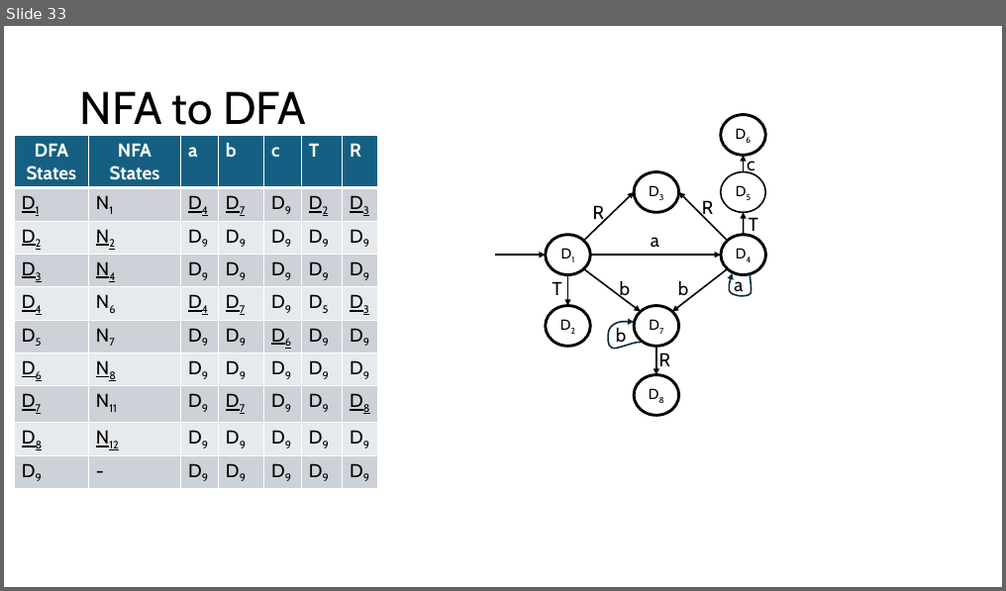
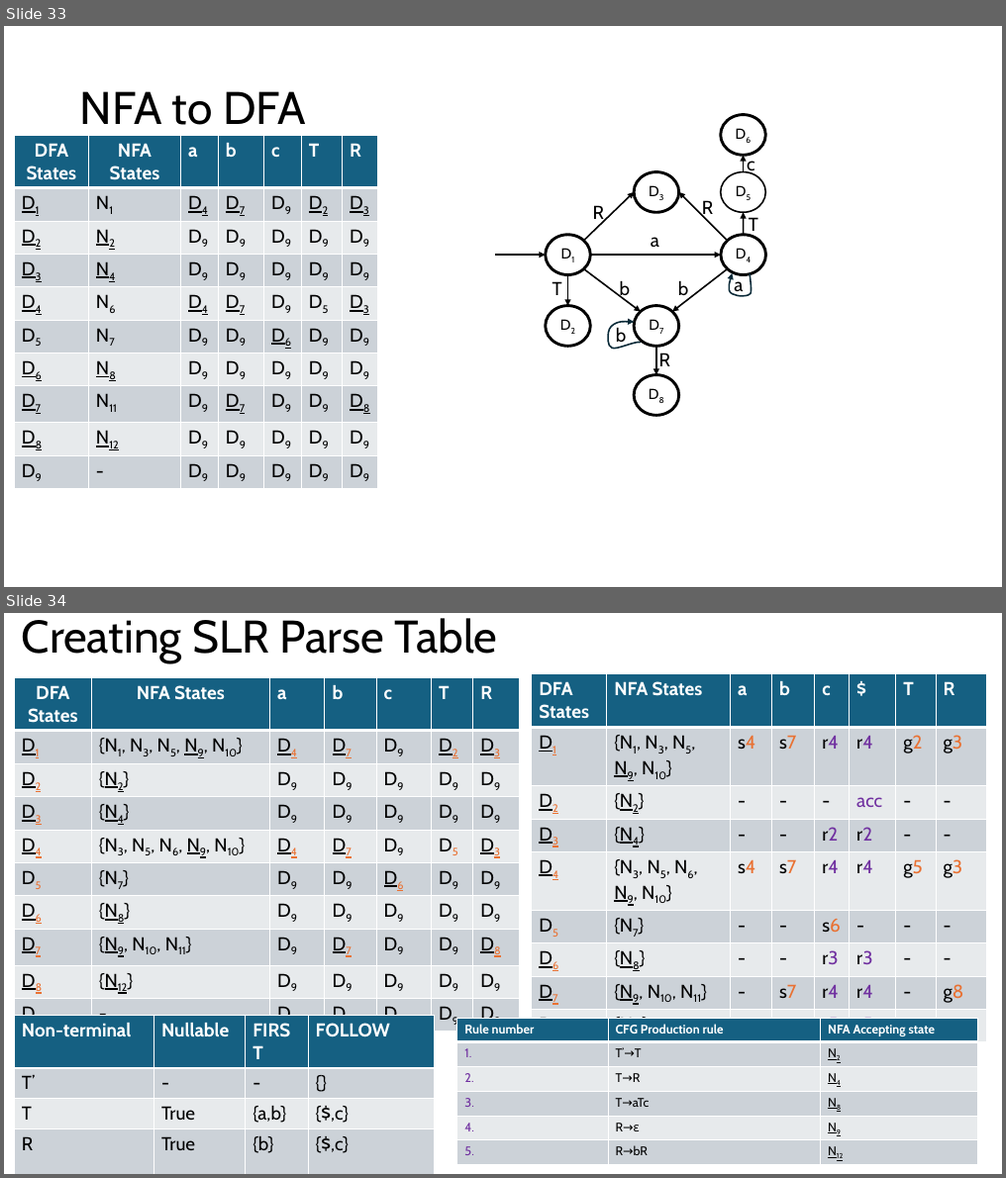
Before and after one commit to Danieldv-s/Research-Materials, a slide deck: Syntax-Analysis/Section2.13Expansion.pptx. Shown one above the other, each under a label of ours: slide 33 before the commit, slides 33 and 34 after it. The pictures are 1006x591 and 1006x1178 pixels, drawn with LibreOffice and Linux fonts; fonts in the diff are those of the drawing. Boxes give left, top, right and bottom in pixels: in the first picture for what was removed or moved away, otherwise in the second. Text is boxed around its words. In the diff, an @@ line names an element or a change of style, - is before the commit and + after.

```diff
--- a/Syntax-Analysis/Section2.13Expansion.pptx
+++ b/Syntax-Analysis/Section2.13Expansion.pptx
@@ slide 34 added at [4, 613, 1002, 1174], background #FFFFFF @@
@@ title added at [22, 618, 498, 663], 44 pt, text #000000 @@
+Creating SLR Parse Table
@@ table added at [15, 677, 519, 1032], 10 rows, 7 columns @@
+DFA States | NFA States | a | b | c | T | R
+D1 | {N1, N3, N5, N9, N10} | D4 | D7 | D9 | D2 | D3
+D2 | {N2} | D9 | D9 | D9 | D9 | D9
+D3 | {N4} | D9 | D9 | D9 | D9 | D9
+D4 | {N3, N5, N6, N9, N10} | D4 | D7 | D9 | D5 | D3
+D5 | {N7} | D9 | D9 | D6 | D9 | D9
+D6 | {N8} | D9 | D9 | D9 | D9 | D9
+D7 | {N9, N10, N11} | D9 | D7 | D9 | D9 | D8
+D8 | {N12} | D9 | D9 | D9 | D9 | D9
+D9 | - | D9 | D9 | D9 | D9 | D9
@@ table added at [532, 674, 986, 1165], 9 rows, 8 columns @@
+DFA States | NFA States | a | b | c | $ | T | R
+D1 | {N1, N3, N5, N9, N10} | s4 | s7 | r4 | r4 | g2 | g3
+D2 | {N2} | - | - | - | acc | - | -
+D3 | {N4} | - | - | r2 | r2 | - | -
+D4 | {N3, N5, N6, N9, N10} | s4 | s7 | r4 | r4 | g5 | g3
+D5 | {N7} | - | - | s6 | - | - | -
+D6 | {N8} | - | - | r3 | r3 | - | -
+D7 | {N9, N10, N11} | - | s7 | r4 | r4 | - | g8
+D8 | {N12} | - | - | r5 | r5 | - | -
@@ table added at [15, 1015, 435, 1157], 4 rows, 4 columns @@
+Non-terminal | Nullable | FIRST | FOLLOW
+T’ | - | - | {}
+T | True | {a,b} | {$,c}
+R | True | {b} | {$,c}
@@ table added at [457, 1019, 979, 1159], 6 rows, 3 columns @@
+Rule number | CFG Production rule | NFA Accepting state
+1. | T’→T | N2
+2. | T→R | N4
+3. | T→aTc | N8
+4. | R→ε | N9
+5. | R→bR | N12
```
Also in this commit, not shown: 2 slides changed, 19 other slides added.
